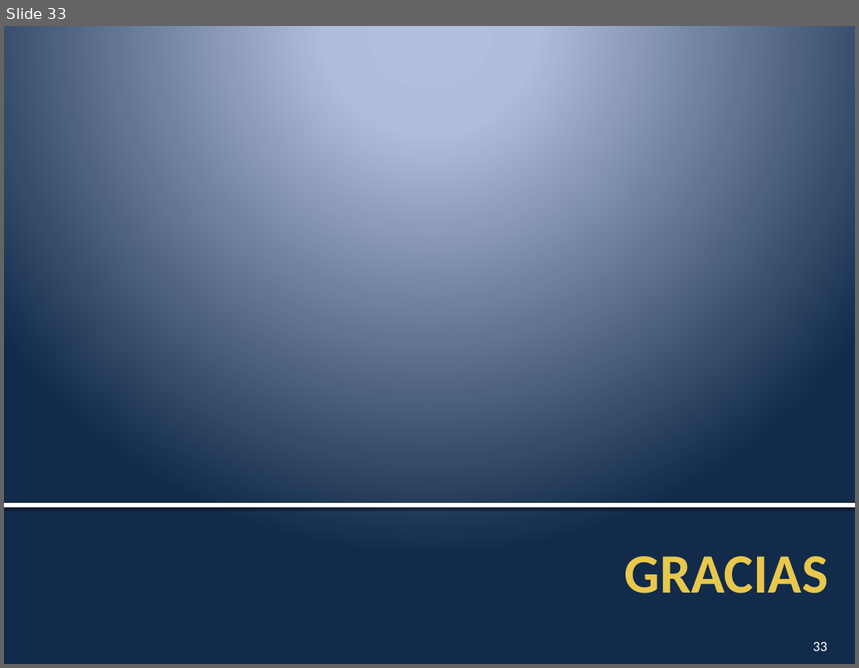
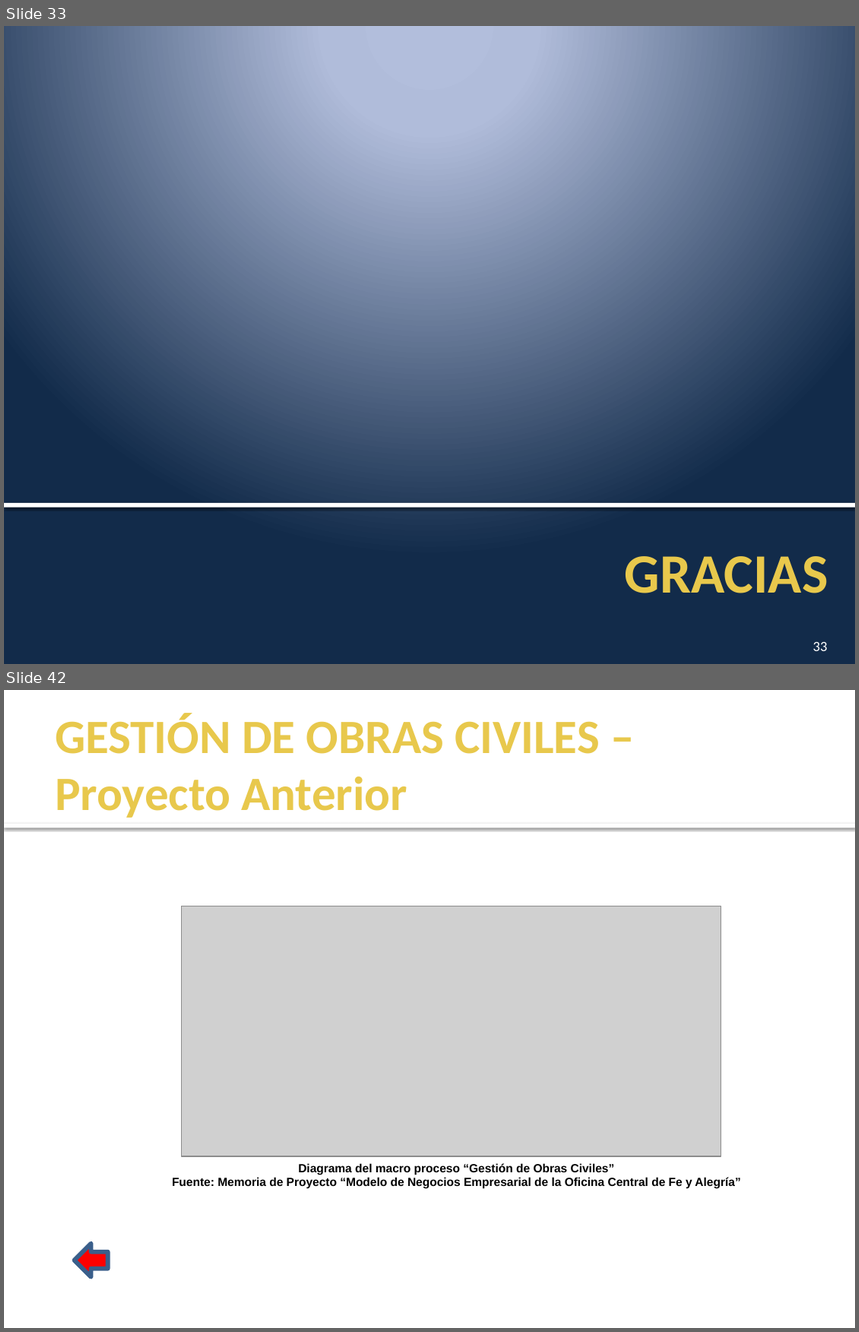
Before and after one commit to cms/proyecto-fya, a slide deck: Presentacion Final Ciclo 2011-1/Presentación Semana 17.pptx. Shown one above the other, each under a label of ours: slide 33 before the commit, slides 33 and 42 after it; the slides between them are not shown. The pictures are 859x668 and 859x1332 pixels, drawn with LibreOffice and Linux fonts; fonts in the diff are those of the drawing; grey boxes stand for pictures; background and template pictures are left out. Boxes give left, top, right and bottom in pixels: in the first picture for what was removed or moved away, otherwise in the second. Text is boxed around its words. In the diff, an @@ line names an element or a change of style, - is before the commit and + after.

```diff
--- a/Presentacion Final Ciclo 2011-1/Presentación Semana 17.pptx
+++ b/Presentacion Final Ciclo 2011-1/Presentación Semana 17.pptx
@@ slide 42 added at bbox=[4, 690, 855, 1328], background #FFFFFF @@
@@ title added at bbox=[55, 713, 600, 818], 40.5 pt, text #E8C84C, bold @@
+GESTIÓN DE OBRAS CIVILES – Proyecto Anterior
@@ rectangle added at bbox=[4, 824, 855, 828], fill #FFFFFF @@
@@ picture added at bbox=[181, 906, 721, 1157] @@
@@ text added at bbox=[172, 1163, 740, 1189], 10 pt, text #000000, bold @@
+Diagrama del macro proceso “Gestión de Obras Civiles”
+Fuente: Memoria de Proyecto “Modelo de Negocios Empresarial de la Oficina Central de Fe y Alegría”
@@ left arrow added at bbox=[75, 1244, 108, 1277], fill #FF0000, outline #3A5F8C 3.78 pt @@
```
Also in this commit, not shown: 3 slides changed, 8 other slides added.
